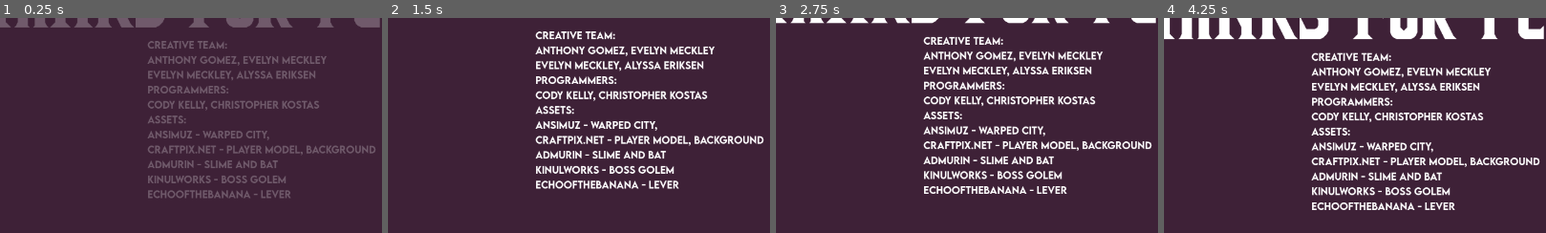
Above: before the commit, frames 1-4 (left to right).
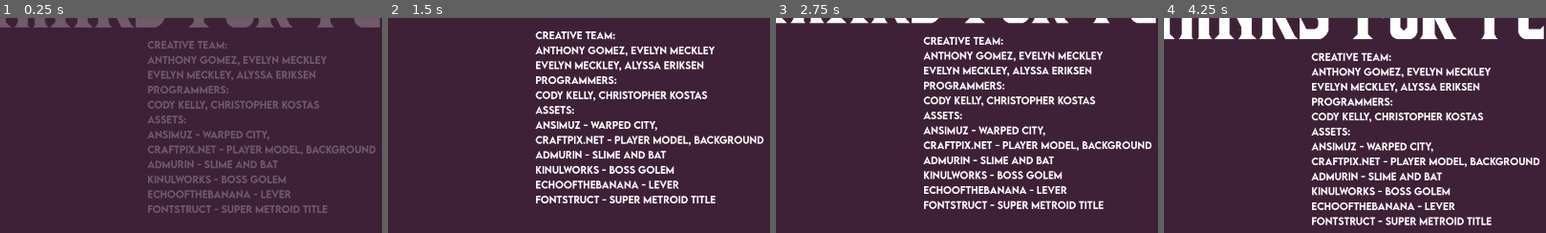
Above: after the commit, the same moments.

Repository: Shynkos/Senior-Design-Project
Game: Godot game, scene res://scenes/Components/credits.tscn
Same seed, same stepped clock (60 frames per second), same inputs: the game is played once before the commit and once after it. This scene is started directly instead of the project's main scene.
Inputs (mouse positions are % of the whole screen's width and height, from its top left):
- Up to frame 1 (0.25 s): no input
- Up to frame 2 (1.5 s): tap Enter at 0.5 s; move the mouse to (72, 45) at 0.52 s; hold D (Move right) from 0.53 s (still down); click (72, 45) at 0.6 s; tap Space (Jump) at 0.77 s; move the mouse to (30, 55) at 1.27 s; tap E (Interact) at 1.35 s
- Up to frame 3 (2.75 s): tap Space (Jump) at 1.52 s; move the mouse to (60, 28) at 2.02 s; release D (Move right) at 2.03 s; hold A (Move left) from 2.03 s (still down); click (60, 28) at 2.1 s
- Up to frame 4 (4.25 s): move the mouse to (45, 70) at 2.77 s; release A (Move left) at 2.78 s; hold D (Move right) from 2.78 s (still down); tap E (Interact) at 2.85 s; tap Space (Jump) at 3.02, 3.77 s; move the mouse to (80, 65) at 3.52 s; click (80, 65) at 3.6 s
The pictures show only the part of the screen within x 18-68%, y 36-86%; the shares and areas given below are measured in that part.

The runs differ from the first frame. In frame 1, 0.8% of the frame differs, in the area x 38-86%, y 87-91%; in frame 2, 1.0%; in frame 3, 1.2%; in frame 4, 1.2%, in the area x 38-86%, y 92-97%.

Commit message:
gun sound
bullet sound implemented

Diff:
--- a/scenes/Characters/boss.gd
+++ b/scenes/Characters/boss.gd
@@ -8,7 +8,10 @@
 @onready var nav = $NavigationAgent2D as NavigationAgent2D
 var SpikeScene = preload("res://scenes/Components/spike.tscn")
 var awake = false
-
+#audio
+@onready var hurt_sound: AudioStreamPlayer2D = $HurtSound
+@onready var death_sound: AudioStreamPlayer2D = $DeathSound
+@onready var gun_sound: AudioStreamPlayer2D = $GunSound
 
 func _ready():
 	#initalize health bar
@@ -62,6 +65,10 @@
 	flash(nodes)
 	health -= amount
 
+	if hurt_sound:
+		hurt_sound.stop()
+		hurt_sound.play()
+
 	#update health bar
 	$HealthBar.value = (float(health) / 1000) * 100
 
@@ -71,6 +78,9 @@
 
 func die():
 	#get death animation
+	if death_sound:
+		death_sound.play()
+
 	queue_free()
 	get_tree().change_scene_to_file("res://scenes/Components/victory_menu.tscn")
 
--- a/scenes/Characters/boss.tscn
+++ b/scenes/Characters/boss.tscn
@@ -1,9 +1,11 @@
-[gd_scene load_steps=23 format=3 uid="uid://cy1dwq0ok3w3n"]
+[gd_scene load_steps=25 format=3 uid="uid://cy1dwq0ok3w3n"]
 
 [ext_resource type="Script" uid="uid://s3uassyqtk2e" path="res://scenes/Characters/boss.gd" id="1_b1njl"]
 [ext_resource type="Shader" uid="uid://c6ybxh4tj0h76" path="res://scenes/Components/flash.gdshader" id="2_4j6or"]
 [ext_resource type="Texture2D" uid="uid://bl8056cb05ql3" path="res://addons/Heart Golem/Golem Idle-Sheet_scaled_4x.png" id="3_4j6or"]
 [ext_resource type="Texture2D" uid="uid://s7q8c7kva1ff" path="res://addons/Heart Golem/Golem Move-Sheet_scaled_4x.png" id="4_4j6or"]
+[ext_resource type="AudioStream" uid="uid://ls8l10o8ckqi" path="res://addons/Sound/Boss hit 1.wav" id="5_dtam2"]
+[ext_resource type="AudioStream" uid="uid://8jlqfn6nr3ql" path="res://addons/Sound/Boss Death Sound.mp3" id="6_2qa43"]
 
 [sub_resource type="NavigationPolygon" id="NavigationPolygon_b1njl"]
 vertices = PackedVector2Array(70, 50, -70, 50, -70, -50, 70, -50)
@@ -163,4 +165,12 @@
 value = 100.0
 rounded = true
 
+[node name="HurtSound" type="AudioStreamPlayer2D" parent="."]
+stream = ExtResource("5_dtam2")
+volume_db = -7.385
+
+[node name="DeathSound" type="AudioStreamPlayer2D" parent="."]
+stream = ExtResource("6_2qa43")
+volume_db = -8.0
+
 [connection signal="timeout" from="EventTimer" to="." method="_on_timer_timeout"]
--- a/scenes/Components/bullet.gd
+++ b/scenes/Components/bullet.gd
@@ -8,8 +8,13 @@
 var despawn_time = 1
 var player_velocity: Vector2 = Vector2.ZERO
 
+@onready var gun_sound: AudioStreamPlayer2D = $GunSound
+
 
 func _ready():
+	if gun_sound:
+		gun_sound.play()
+
 	var timer = get_node("Timer")
 	timer.timeout.connect(despawn)
 
--- a/scenes/Components/bullet.tscn
+++ b/scenes/Components/bullet.tscn
@@ -1,7 +1,8 @@
-[gd_scene load_steps=4 format=3 uid="uid://4mjjf5in7cql"]
+[gd_scene load_steps=5 format=3 uid="uid://4mjjf5in7cql"]
 
 [ext_resource type="Script" uid="uid://wiamymptdxs0" path="res://scenes/Components/bullet.gd" id="1_v8qja"]
 [ext_resource type="Texture2D" uid="uid://kj2wrc1dhgys" path="res://textures/player-sprites/bullet.png" id="2_dpv0t"]
+[ext_resource type="AudioStream" uid="uid://cxp8s3fsqe2p5" path="res://addons/Sound/Shooting Sound.wav" id="3_4gfmy"]
 
 [sub_resource type="CircleShape2D" id="CircleShape2D_v8qja"]
 
@@ -24,4 +25,8 @@
 one_shot = true
 autostart = true
 
+[node name="GunSound" type="AudioStreamPlayer2D" parent="."]
+stream = ExtResource("3_4gfmy")
+volume_db = -7.385
+
 [connection signal="body_entered" from="." to="." method="_on_body_entered"]
--- a/scenes/Components/credits.tscn
+++ b/scenes/Components/credits.tscn
@@ -46,7 +46,7 @@
 admurin - slime and bat
 kinulworks - boss golem
 echoofthebanana - lever
-
+fontstruct - super metroid title
 "
 script = ExtResource("3_pjc1l")
 
--- a/scenes/Levels/RoomOne.tscn
+++ b/scenes/Levels/RoomOne.tscn
@@ -307,3 +307,6 @@
 
 [node name="BottomRight" type="Marker2D" parent="."]
 position = Vector2(1327, 7)
+
+[node name="AudioStreamPlayer2D" type="AudioStreamPlayer2D" parent="."]
+autoplay = true
--- a/scenes/Levels/RoomTut.tscn
+++ b/scenes/Levels/RoomTut.tscn
@@ -2191,3 +2191,5 @@
 [node name="CollisionShape2D" type="CollisionShape2D" parent="DoorArea2D"]
 position = Vector2(7, -190)
 shape = SubResource("RectangleShape2D_pyvot")
+
+[node name="Music" type="AudioStreamPlayer2D" parent="."]
Not shown, changed: scenes/Levels/RoomFour.tscn
